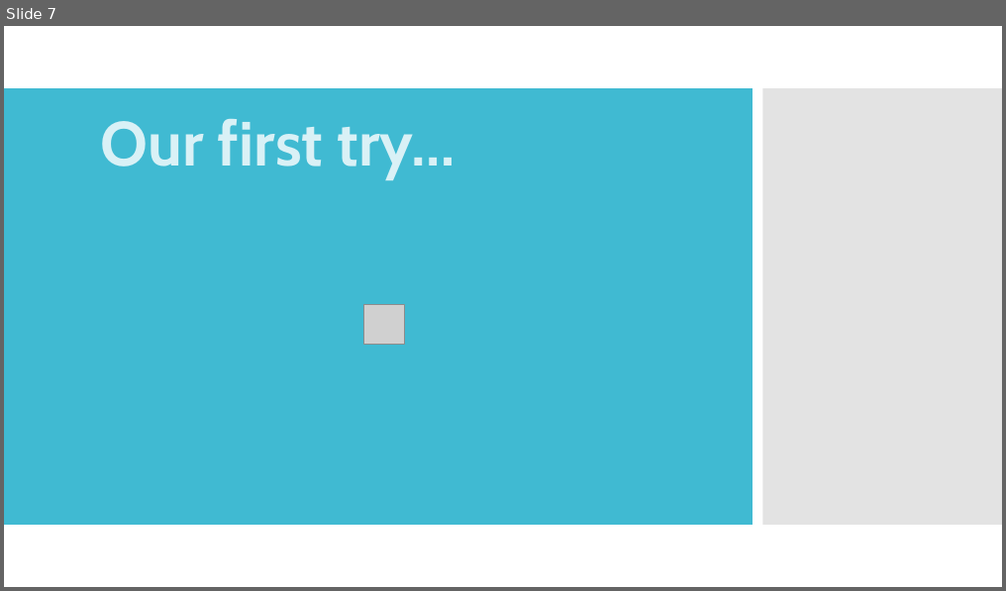
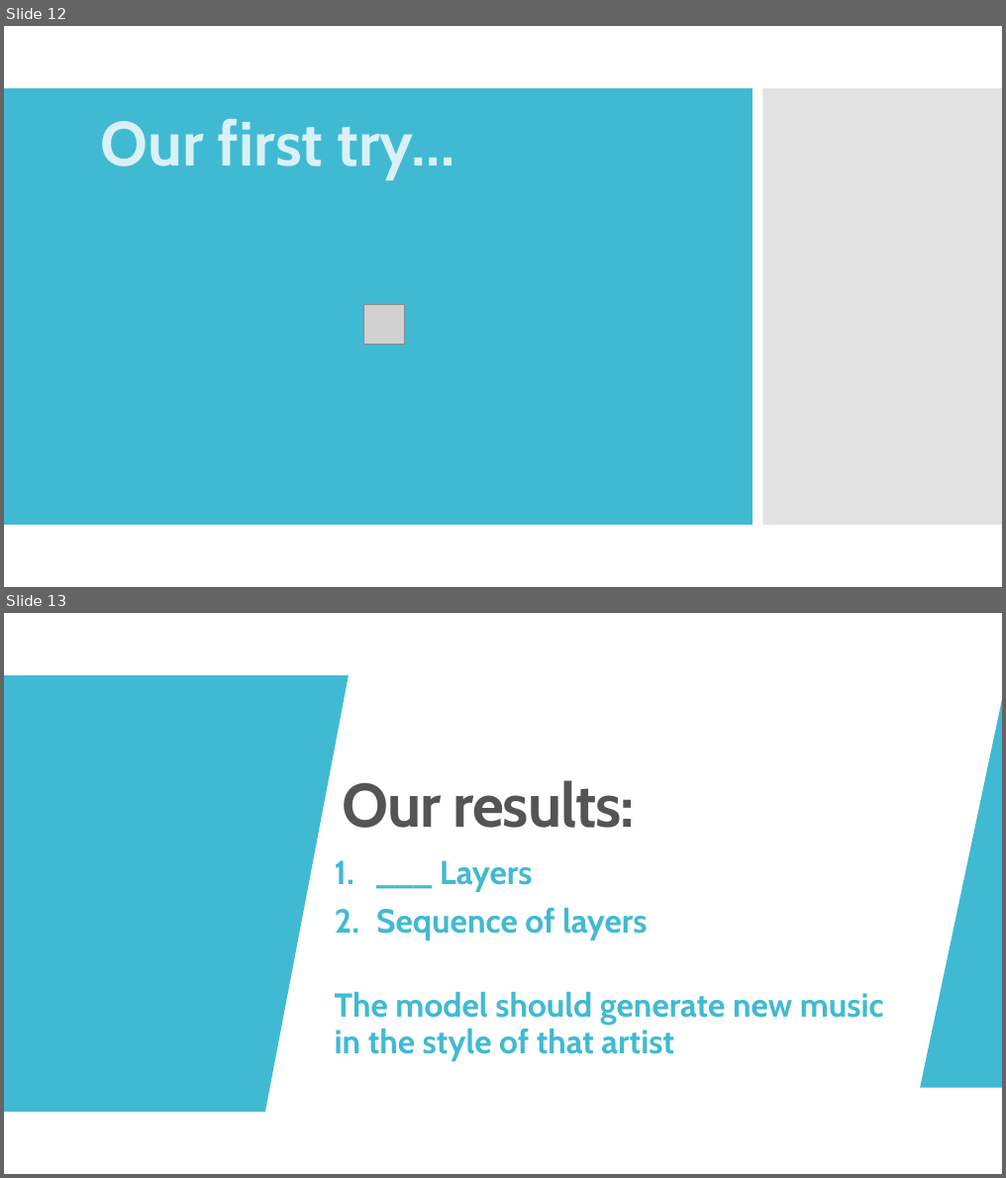
Before and after one commit to mawuliadjei/neuralnetmusicprediction, a slide deck: Generating music with LSTM.pptx. Shown one above the other, each under a label of ours: slide 7 before the commit, slides 12 and 13 after it. The pictures are 1006x591 and 1006x1178 pixels, drawn with LibreOffice and Linux fonts; fonts in the diff are those of the drawing; grey boxes stand for pictures. Boxes give left, top, right and bottom in pixels: in the first picture for what was removed or moved away, otherwise in the second. Text is boxed around its words. In the diff, an @@ line names an element or a change of style, - is before the commit and + after.

```diff
--- a/Generating music with LSTM.pptx
+++ b/Generating music with LSTM.pptx
@@ slide 13 added at [4,613,1002,1174], background #FFFFFF; not listed: 2 template elements that a slide beside it also shows @@
@@ rectangle added at [4,613,1002,1174], fill #FFFFFF @@
@@ freeform shape added at [4,675,349,1112], fill #40BAD2 @@
@@ freeform shape added at [921,700,1002,1088], fill #40BAD2 @@
@@ text added at [342,780,635,828], 59 pt, text #545454, bold @@
+Our results:
@@ subtitle added at [335,861,884,1061], 32 pt, text #40BAD2, bold @@
+1. ___ Layers
+2. Sequence of layers
+The model should generate new music in the style of that artist
@@ what was slide 7 is now slide 12 @@
```
Also in this commit, not shown: 1 slide changed, 6 other slides added.
